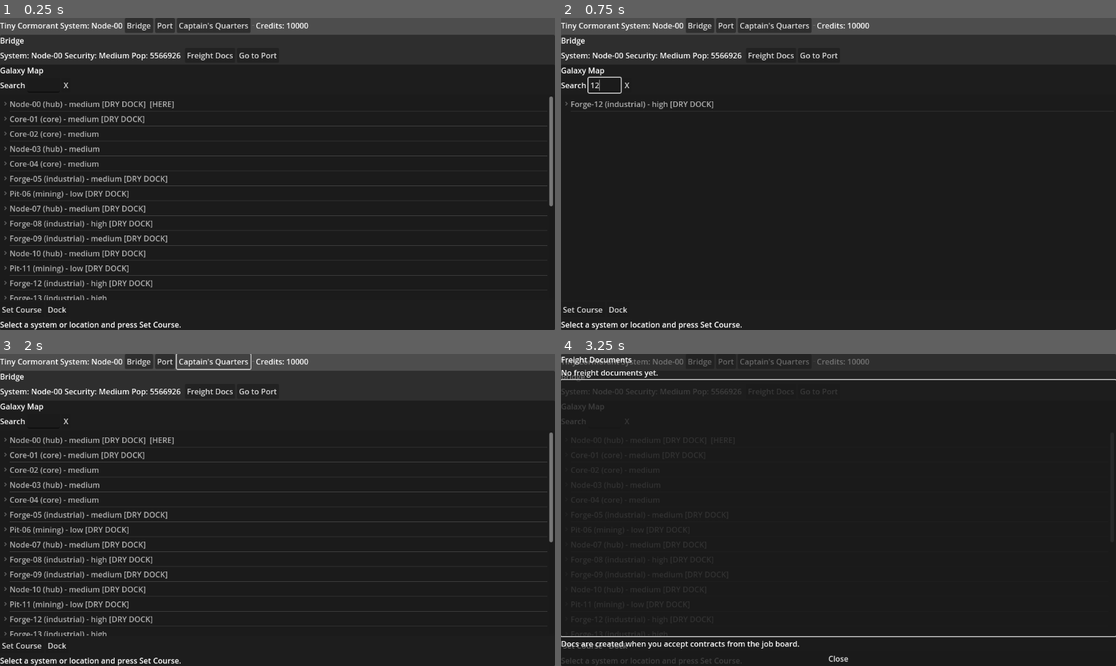
Above: before the commit, frames 1-4 (two rows, left to right).
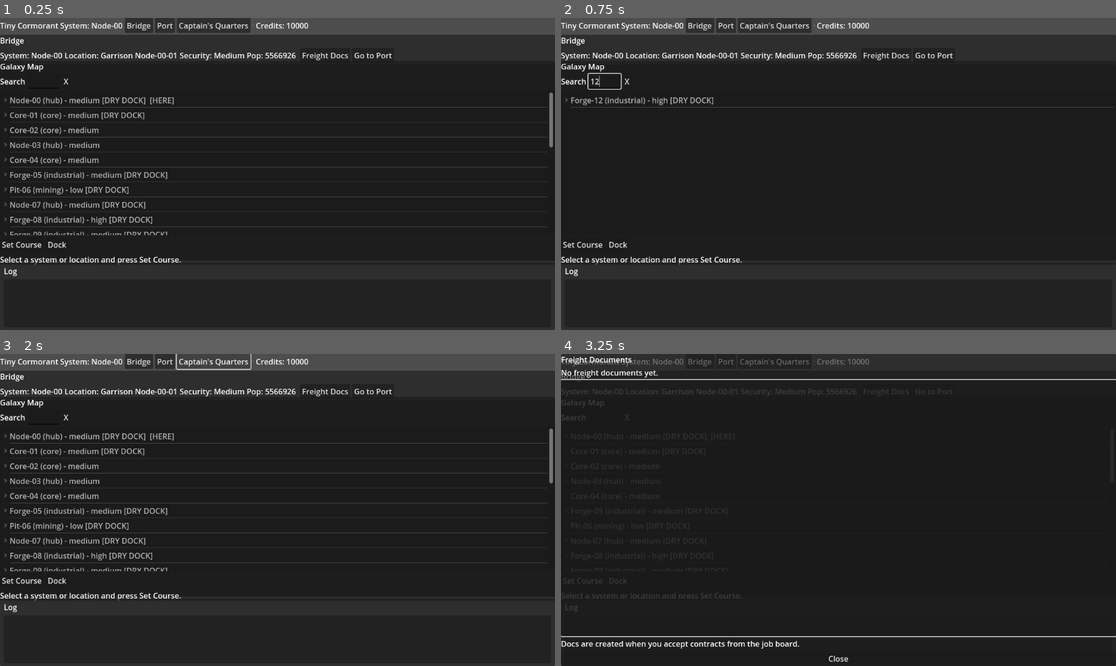
Above: after the commit, the same moments.

Repository: DKyd/Tiny-Cormorant
Game: Godot game, scene res://scenes/MainGame.tscn
Two runs of this game, one before a commit and one after it. Both use one fixed random seed, a clock stepped at 60 frames per second and the inputs below.
Inputs (mouse positions are in pixels of both pictures, inside the frame that each line leads up to):
- Up to frame 1 (0.25 s): no input
- Up to frame 2 (0.75 s): click (605, 86) at 0.52 s; type "12" at 0.6 s
- Up to frame 3 (2 s): click "Captain's Quarters" at 1.25 s
- Up to frame 4 (3.25 s): click "Freight Docs" at 2 s; click "Go to Port" at 2.75 s

The runs differ from the first frame. In frame 1, 8.6% of the frame differs, in the area x 0-100%, y 11-100%; in frame 2, 2.5%; in frame 3, 8.6%; in frame 4, 0.6%.

Commit message:
Implement location-level docking + Bridge header, fix MapPanel route message

Diff:
--- a/scenes/Bridge.tscn
+++ b/scenes/Bridge.tscn
@@ -32,6 +32,9 @@
 [node name="SystemLabel" type="Label" parent="MarginContainer/VBoxContainer/StatusRow"]
 layout_mode = 2
 
+[node name="LocationLabel" type="Label" parent="MarginContainer/VBoxContainer/StatusRow"]
+layout_mode = 2
+
 [node name="SecurityLabel" type="Label" parent="MarginContainer/VBoxContainer/StatusRow"]
 layout_mode = 2
 
--- a/scenes/MainGame.tscn
+++ b/scenes/MainGame.tscn
@@ -1,6 +1,7 @@
-[gd_scene load_steps=2 format=3 uid="uid://dd7y8ysmugn0q"]
+[gd_scene load_steps=3 format=3 uid="uid://dd7y8ysmugn0q"]
 
 [ext_resource type="Script" path="res://scripts/MainGame.gd" id="1_malu4"]
+[ext_resource type="PackedScene" uid="uid://b6r6sqk3t6yvt" path="res://scenes/ui/LogPanel.tscn" id="2_y2x6s"]
 
 [node name="MainGame" type="Control"]
 layout_mode = 3
@@ -56,3 +57,5 @@
 
 [node name="MainViewContainer" type="Control" parent="VBoxContainer/MainPanel"]
 layout_mode = 2
+
+[node name="LogPanel" parent="VBoxContainer" instance=ExtResource("2_y2x6s")]
--- /dev/null
+++ b/scenes/ui/LogPanel.tscn
@@ -0,0 +1,27 @@
+[gd_scene load_steps=2 format=3 uid="uid://b6r6sqk3t6yvt"]
+
+[ext_resource type="Script" path="res://scripts/ui/LogPanel.gd" id="1_0x0qf"]
+
+[node name="LogPanel" type="PanelContainer"]
+custom_minimum_size = Vector2(0, 140)
+layout_mode = 2
+script = ExtResource("1_0x0qf")
+
+[node name="MarginContainer" type="MarginContainer" parent="."]
+layout_mode = 2
+theme_override_constants/margin_left = 8
+theme_override_constants/margin_top = 6
+theme_override_constants/margin_right = 8
+theme_override_constants/margin_bottom = 6
+
+[node name="VBoxContainer" type="VBoxContainer" parent="MarginContainer"]
+layout_mode = 2
+theme_override_constants/separation = 6
+
+[node name="LogLabel" type="Label" parent="MarginContainer/VBoxContainer"]
+layout_mode = 2
+text = "Log"
+
+[node name="LogList" type="ItemList" parent="MarginContainer/VBoxContainer"]
+layout_mode = 2
+size_flags_vertical = 3
--- a/scripts/Bridge.gd
+++ b/scripts/Bridge.gd
@@ -2,6 +2,7 @@
 
 @onready var title_label: Label = $MarginContainer/VBoxContainer/TitleLabel
 @onready var system_label: Label = $MarginContainer/VBoxContainer/StatusRow/SystemLabel
+@onready var location_label: Label = $MarginContainer/VBoxContainer/StatusRow/LocationLabel
 @onready var security_label: Label = $MarginContainer/VBoxContainer/StatusRow/SecurityLabel
 @onready var population_label: Label = $MarginContainer/VBoxContainer/StatusRow/PopulationLabel
 @onready var docs_button: Button = $MarginContainer/VBoxContainer/StatusRow/DocsButton
@@ -19,12 +20,14 @@
 	to_port_button.pressed.connect(_on_ToPortButton_pressed)
 
 	GameState.system_changed.connect(_on_system_changed)
+	GameState.location_changed.connect(_on_location_changed)
 
 
 func _refresh_status() -> void:
 	var sys_id: String = GameState.current_system_id
 	if sys_id == "":
 		system_label.text = "System: (unknown)"
+		location_label.text = "Location: (unknown)"
 		security_label.text = "Security: -"
 		population_label.text = "Pop: -"
 		return
@@ -33,8 +36,16 @@
 	var name: String = system.get("name", sys_id)
 	var sec: String = system.get("security_level", "medium")
 	var pop: int = int(system.get("population", 0))
+	var loc: Dictionary = GameState.get_current_location()
+	var loc_name: String = ""
+	if not loc.is_empty():
+		loc_name = String(loc.get("name", ""))
 
 	system_label.text = "System: %s" % name
+	if loc_name == "":
+		location_label.text = "Location: (unknown)"
+	else:
+		location_label.text = "Location: %s" % loc_name
 	security_label.text = "Security: %s" % sec.capitalize()
 	if pop > 0:
 		population_label.text = "Pop: %d" % pop
@@ -80,3 +91,7 @@
 func _on_system_changed(new_system_id: String) -> void:
 	_refresh_status()
 	# map_panel already listens to system changes for travel, so no reload needed
+
+
+func _on_location_changed(new_location_id: String) -> void:
+	_refresh_status()
--- a/scripts/FreightDocsPanel.gd
+++ b/scripts/FreightDocsPanel.gd
@@ -75,7 +75,7 @@
 
 func _on_DocsList_item_selected(index: int) -> void:
 
-	#Log.add("_on_DockList_item_selected")
+	#Log.add_entry("_on_DockList_item_selected")
 
 	# For now, we just log a bit of info when the player selects a doc.
 	var meta = docs_list.get_item_metadata(index)
@@ -99,12 +99,12 @@
 	var dest_name: String = dest_sys.get("name", dest_id)
 	var status: String = doc.get("status", "unknown")
 
-	Log.add("Doc %s (contract %s): %s → %s, status=%s."
+	Log.add_entry("Doc %s (contract %s): %s → %s, status=%s."
 		% [doc_id, contract_id, origin_name, dest_name, status])
 
 	var cargo_lines: Array = doc.get("cargo_lines", [])
 	if cargo_lines.is_empty():
-		Log.add("Doc %s has no declared cargo." % doc_id)
+		Log.add_entry("Doc %s has no declared cargo." % doc_id)
 	else:
 		var parts: Array = []
 		for line_variant in cargo_lines:
@@ -113,7 +113,7 @@
 			var qty: int = int(line.get("declared_qty", 0))
 			parts.append("%d x %s" % [qty, cid])
 
-		Log.add("Doc %s cargo: %s" % [doc_id, ", ".join(parts)])
+		Log.add_entry("Doc %s cargo: %s" % [doc_id, ", ".join(parts)])
 
 
 func _on_CloseButton_pressed() -> void:
--- a/scripts/JobBoardPanel.gd
+++ b/scripts/JobBoardPanel.gd
@@ -158,7 +158,7 @@
 
 	print("Accepting contract: ", contract)
 	#prints to game log for added player info
-	#Log.add("DEBUG: Accepting contract %s with %d cargo_lines."
+	#Log.add_entry("DEBUG: Accepting contract %s with %d cargo_lines."
     #% [contract.get("id", "?"), contract.get("cargo_lines", []).size()])
 
 	GameState.add_contract(contract)
--- a/scripts/LocationsPanel.gd
+++ b/scripts/LocationsPanel.gd
@@ -120,7 +120,7 @@
 func _on_DockButton_pressed() -> void:
 	var idx := locations_list.get_selected_items()
 	if idx.is_empty():
-		Log.add("No location selected to dock at.")
+		Log.add_entry("No location selected to dock at.")
 		return
 
 	var row: int = int(idx[0])
--- a/scripts/MapPanel.gd
+++ b/scripts/MapPanel.gd
@@ -221,6 +221,10 @@
 func _show_route_info_to_system(sys_id: String) -> void:
 	if sys_id == "":
 		info_label.text = "Invalid destination."
+		return
+
+	if sys_id == GameState.current_system_id:
+		info_label.text = "Destination is in the current system."
 		return
 
 	var path: Array = Galaxy.find_path(GameState.current_system_id, sys_id)
@@ -269,7 +273,7 @@
 		return
 
 	var hops: int = path.size() - 1
-	Log.add("Setting course to %s (%d jumps)." % [dest_id, hops])
+	Log.add_entry("Setting course to %s (%d jumps)." % [dest_id, hops])
 	GameState.auto_travel(path)
 
 	info_label.text = "Arrived or stopped en route."
@@ -279,6 +283,19 @@
 func _set_course_to_location(dest_sys: String, dest_loc: String) -> void:
 	if dest_sys == "":
 		info_label.text = "Invalid destination system."
+		return
+	if dest_loc == "":
+		info_label.text = "Invalid destination location."
+		return
+
+	var loc: Dictionary = Galaxy.get_location(dest_loc)
+	if loc.is_empty():
+		info_label.text = "Unknown destination location."
+		return
+
+	var loc_system_id: String = String(loc.get("system_id", ""))
+	if loc_system_id != "" and loc_system_id != dest_sys:
+		info_label.text = "Location is not in that system."
 		return
 
 	#  Intersystem movment- if dest_sys != current_sys then we need to travel between systems
@@ -289,14 +306,14 @@
 			return
 
 		var hops: int = path.size() - 1
-		Log.add("Setting course to %s (%d jumps)." % [dest_sys, hops])
+		Log.add_entry("Setting course to %s (%d jumps)." % [dest_sys, hops])
 		GameState.auto_travel(path)
-
+		if GameState.current_system_id != dest_sys:
+			info_label.text = "Could not reach destination system."
+			return
 	GameState.set_current_location(dest_loc)
 
-	var loc: Dictionary = Galaxy.get_location(dest_loc)
 	var loc_name: String = String(loc.get("name", dest_loc))
-
 	info_label.text = "Docked at %s." % loc_name
 
 	queue_free() #for now let's close map after dock
--- a/scripts/MarketPanel.gd
+++ b/scripts/MarketPanel.gd
@@ -148,12 +148,12 @@
 func _on_BuyButton_pressed() -> void:
 	var selected: PackedInt32Array = commodities_list.get_selected_items()
 	if selected.size() == 0:
-		Log.add("No market commodity selected to buy.")
+		Log.add_entry("No market commodity selected to buy.")
 		return
 
 	var idx: int = selected[0]
 	if idx < 0 or idx >= entries.size():
-		Log.add("Invalid market selection.")
+		Log.add_entry("Invalid market selection.")
 		return
 
 	var entry: Dictionary = entries[idx]
@@ -161,7 +161,7 @@
 	var price: float = float(entry.get("price", 0.0))
 
 	if commodity_id == "":
-		Log.add("Selected market entry has no commodity id.")
+		Log.add_entry("Selected market entry has no commodity id.")
 		return
 
 	var qty_to_buy: int = int(qty_spin.value)
@@ -171,13 +171,13 @@
 	# Check money
 	var total_cost: float = price * float(qty_to_buy)
 	if total_cost > GameState.player_money:
-		Log.add("Not enough credits to buy %d units." % qty_to_buy)
+		Log.add_entry("Not enough credits to buy %d units." % qty_to_buy)
 		return
 
 	# Check cargo capacity by weight
 	var commodity: Dictionary = CommodityDB.get_commodity(commodity_id)
 	if commodity.is_empty():
-		Log.add("Unknown commodity: %s" % commodity_id)
+		Log.add_entry("Unknown commodity: %s" % commodity_id)
 		return
 
 	var per_unit_weight: float = float(commodity.get("weight_per_unit", 1.0))
@@ -186,14 +186,14 @@
 	var capacity: float = GameState.cargo_capacity_weight
 
 	if current_weight + added_weight > capacity:
-		Log.add("Not enough cargo capacity for that purchase.")
+		Log.add_entry("Not enough cargo capacity for that purchase.")
 		return
 
 	# Apply transaction
 	GameState.player_money -= total_cost
 	GameState.add_cargo(commodity_id, qty_to_buy)
 
-	Log.add("Bought %d x %s for %.0f cr."
+	Log.add_entry("Bought %d x %s for %.0f cr."
 		% [qty_to_buy, commodity.get("name", commodity_id), total_cost])
 
 	refresh_all()
@@ -203,7 +203,7 @@
 	# SELL is based on cargo selection, not market list
 	var selected: PackedInt32Array = cargo_list.get_selected_items()
 	if selected.size() == 0:
-		Log.add("No cargo selected to sell.")
+		Log.add_entry("No cargo selected to sell.")
 		return
 
 	var idx: int = selected[0]
@@ -212,7 +212,7 @@
 
 	var meta = cargo_list.get_item_metadata(idx)
 	if meta == null:
-		Log.add("Selected cargo has no commodity metadata.")
+		Log.add_entry("Selected cargo has no commodity metadata.")
 		return
 
 	var commodity_id: String = str(meta)
@@ -220,7 +220,7 @@
 	# How much do we own?
 	var have_qty: int = GameState.get_cargo_quantity(commodity_id)
 	if have_qty <= 0:
-		Log.add("You have no units of that cargo to sell.")
+		Log.add_entry("You have no units of that cargo to sell.")
 		return
 
 	var qty_to_sell: int = int(qty_spin.value)
@@ -232,7 +232,7 @@
 
 	# Get price for this commodity in the current system
 	if not price_by_commodity.has(commodity_id):
-		Log.add("No market price available here for that cargo.")
+		Log.add_entry("No market price available here for that cargo.")
 		return
 
 	var price: float = float(price_by_commodity[commodity_id])
@@ -244,7 +244,7 @@
 	var commodity: Dictionary = CommodityDB.get_commodity(commodity_id)
 	var name: String = commodity.get("name", commodity_id)
 
-	Log.add("Sold %d x %s for %.0f cr."
+	Log.add_entry("Sold %d x %s for %.0f cr."
 		% [qty_to_sell, name, revenue])
 
 	refresh_all()
--- a/scripts/Port.gd
+++ b/scripts/Port.gd
@@ -128,7 +128,7 @@
 
 func _show_market() -> void:
 	if market_button.disabled:
-		Log.add("No market facilities at this location.")
+		Log.add_entry("No market facilities at this location.")
 		return
 
 	print("Port: _show_market called")
@@ -149,7 +149,7 @@
 
 func _show_contracts() -> void:
 	if contracts_button.disabled:
-		Log.add("No public contract boards at this location.")
+		Log.add_entry("No public contract boards at this location.")
 		return
 
 	print("Port: _show_contracts called")
@@ -169,7 +169,7 @@
 
 func _show_ship() -> void:
 	if ship_button.disabled:
-		Log.add("No dry dock facilities at this location.")
+		Log.add_entry("No dry dock facilities at this location.")
 		return
 
 	print("Port: _show_ship called")
--- /dev/null
+++ b/scripts/ui/LogPanel.gd
@@ -0,0 +1,23 @@
+extends PanelContainer
+
+@onready var log_list: ItemList = $MarginContainer/VBoxContainer/LogList
+
+
+func _ready() -> void:
+	Log.message_added.connect(_on_log_message_added)
+	_refresh_log()
+
+
+func _refresh_log() -> void:
+	log_list.clear()
+	for msg in Log.messages:
+		log_list.add_item(msg)
+
+	var count: int = log_list.get_item_count()
+	if count > 0:
+		log_list.select(count - 1)
+		log_list.ensure_current_is_visible()
+
+
+func _on_log_message_added() -> void:
+	_refresh_log()
--- a/singletons/Contracts.gd
+++ b/singletons/Contracts.gd
@@ -73,7 +73,7 @@
 		print("Generated contract: ", last_contract)
 
 		#prints to game log for additional player info
-		#Log.add("DEBUG: Generated contract with cargo_lines for %s" % dest_name)
+		#Log.add_entry("DEBUG: Generated contract with cargo_lines for %s" % dest_name)
 
 
 	return result
--- a/singletons/Customs.gd
+++ b/singletons/Customs.gd
@@ -27,7 +27,7 @@
 	var docs: Array = GameState.get_docs_for_destination(system_id)
 	if docs.is_empty():
 		# You arrived with no destination docs; later this could matter.
-		Log.add("Customs at %s briefly reviews your ship but finds no active freight docs." % system.get("name", system_id))
+		Log.add_entry("Customs at %s briefly reviews your ship but finds no active freight docs." % system.get("name", system_id))
 		return
 
 	var num_docs: int = docs.size()
@@ -42,11 +42,11 @@
 		GameState.player_money -= fee_paid
 
 		if fee_paid > 0.0:
-			Log.add("Customs at %s processed %d freight document(s), charging %.0f cr in fees."
+			Log.add_entry("Customs at %s processed %d freight document(s), charging %.0f cr in fees."
 				% [system.get("name", system_id), num_docs, fee_paid])
 		else:
-			Log.add("Customs at %s attempted to levy fees, but you lacked funds."
+			Log.add_entry("Customs at %s attempted to levy fees, but you lacked funds."
 				% system.get("name", system_id))
 	else:
-		Log.add("Customs at %s reviews your freight documents and waves you through."
+		Log.add_entry("Customs at %s reviews your freight documents and waves you through."
 			% system.get("name", system_id))
--- a/singletons/GameState.gd
+++ b/singletons/GameState.gd
@@ -74,12 +74,12 @@
 	var system: Dictionary = Galaxy.get_system(new_system_id)
 	if system.is_empty():
 		push_warning("Unknown system.")
-		Log.add("Travel failed: unknown system.")
+		Log.add_entry("Travel failed: unknown system.")
 		return
 
 	var cost := get_travel_cost(new_system_id)
 	if cost > player_money:
-		Log.add("Not enough credits to travel (need %.0f)." % cost)
+		Log.add_entry("Not enough credits to travel (need %.0f)." % cost)
 		push_warning("Not enough credits to travel.")
 		return
 
@@ -90,7 +90,7 @@
 	current_location_id = ""
 	_ensure_starting_location()
 
-	Log.add("Traveled to %s (-%.0f cr)" % [new_system_id, cost])
+	Log.add_entry("Traveled to %s (-%.0f cr)" % [new_system_id, cost])
 	emit_signal("system_changed", current_system_id)
 	emit_signal("location_changed", current_location_id)
 
@@ -179,7 +179,7 @@
 		current_system_id = sys_id
 
 	current_location_id = loc_id
-	Log.add("Docked at %s." % loc.get("name", loc_id))
+	Log.add_entry("Docked at %s." % loc.get("name", loc_id))
 	emit_signal("location_changed", current_location_id)
 
 	check_travel_contracts_at(current_system_id, current_location_id)
@@ -207,7 +207,7 @@
 
 		var cost: float = get_travel_cost(dest_id)
 		if cost > player_money:
-			Log.add("Auto-travel stopped: not enough credits to reach %s." % dest_id)
+			Log.add_entry("Auto-travel stopped: not enough credits to reach %s." % dest_id)
 			break
 
 		travel_to_system(dest_id)
@@ -215,7 +215,7 @@
 
 func add_contract(contract: Dictionary) -> void:
 	active_contracts.append(contract.duplicate(true))
-	Log.add("Accepted contract to %s (%d jumps) for %.0f cr."
+	Log.add_entry("Accepted contract to %s (%d jumps) for %.0f cr."
 	  % [contract.get("destination_name", contract.get("destination", "?")),
 		int(contract.get("jumps", 0)),
 		float(contract.get("reward", 0.0))])
@@ -264,7 +264,7 @@
 		var cid: String = String(contract.get("id", ""))
 		_mark_docs_completed_for_contract(cid)
 
-		Log.add("Completed contract to %s, earned %.0f cr." % [dest_name, reward])
+		Log.add_entry("Completed contract to %s, earned %.0f cr." % [dest_name, reward])
 
 	active_contracts = remaining
 
@@ -279,7 +279,7 @@
 		var id: String = c.get("id", "")
 		if id == contract_id:
 			var dest_name: String = c.get("destination_name", c.get("destination", "???"))
-			Log.add("Abandoned contract to %s." % dest_name)
+			Log.add_entry("Abandoned contract to %s." % dest_name)
 			continue
 		remaining.append(c)
 
@@ -312,13 +312,13 @@
 	}
 
 	file.store_var(data, true)
-	Log.add("Game saved.")
+	Log.add_entry("Game saved.")
 
 
 func load_game() -> void:
 	var path := "user://savegame.dat"
 	if not FileAccess.file_exists(path):
-		Log.add("No save file found.")
+		Log.add_entry("No save file found.")
 		return
 
 	var file := FileAccess.open(path, FileAccess.READ)
@@ -358,7 +358,7 @@
 	if current_location_id == "" or Galaxy.get_location(current_location_id).is_empty():
 		_ensure_starting_location()
 
-	Log.add("Game loaded.")
+	Log.add_entry("Game loaded.")
 	emit_signal("system_changed", current_system_id)
 	emit_signal("location_changed", current_location_id)
 
@@ -376,44 +376,44 @@
 
 func upgrade_engine() -> void:
 	if not Galaxy.system_has_drydock(current_system_id):
-		Log.add("No dry dock available at this system.")
+		Log.add_entry("No dry dock available at this system.")
 		return
 
 	if ship_engine_level >= MAX_ENGINE_LEVEL:
-		Log.add("Engine is already at maximum level.")
+		Log.add_entry("Engine is already at maximum level.")
 		return
 
 	var cost: float = get_engine_upgrade_cost()
 	if player_money < cost:
-		Log.add("Not enough credits to upgrade engine (need %.0f cr)." % cost)
+		Log.add_entry("Not enough credits to upgrade engine (need %.0f cr)." % cost)
 		return
 
 	player_money -= cost
 	ship_engine_level += 1
-	Log.add("Upgraded engine to level %d (-%.0f cr)." % [ship_engine_level, cost])
+	Log.add_entry("Upgraded engine to level %d (-%.0f cr)." % [ship_engine_level, cost])
 
 	emit_signal("ship_changed")
 
 
 func upgrade_cargo_hold() -> void:
 	if not Galaxy.system_has_drydock(current_system_id):
-		Log.add("No dry dock available at this system.")
+		Log.add_entry("No dry dock available at this system.")
 		return
 
 	if cargo_hold_level >= MAX_CARGO_HOLD_LEVEL:
-		Log.add("Cargo hold is already at maximum level.")
+		Log.add_entry("Cargo hold is already at maximum level.")
 		return
 
 	var cost: float = get_cargo_hold_upgrade_cost()
 	if player_money < cost:
-		Log.add("Not enough credits to upgrade cargo hold (need %.0f cr)." % cost)
+		Log.add_entry("Not enough credits to upgrade cargo hold (need %.0f cr)." % cost)
 		return
 
 	player_money -= cost
 	cargo_hold_level += 1
 	cargo_capacity_weight += cargo_hold_capacity_bonus_per_level
 
-	Log.add("Upgraded cargo hold to level %d (+%.1f capacity, -%.0f cr)."
+	Log.add_entry("Upgraded cargo hold to level %d (+%.1f capacity, -%.0f cr)."
 		% [cargo_hold_level, cargo_hold_capacity_bonus_per_level, cost])
 
 	emit_signal("ship_changed")
@@ -465,10 +465,10 @@
 	freight_docs.append(doc)
 
 	print("All freight docs now: ", freight_docs)
-	#Log.add("DEBUG: Created freight doc %s with %d cargo_lines."
+	#Log.add_entry("DEBUG: Created freight doc %s with %d cargo_lines."
 	#% [doc_id, cargo_lines.size()])
 
-	Log.add("Created freight document %s for contract to %s." % [doc_id, dest_id])
+	Log.add_entry("Created freight document %s for contract to %s." % [doc_id, dest_id])
 	return doc
 
 
--- a/singletons/Log.gd
+++ b/singletons/Log.gd
@@ -1,11 +1,14 @@
 extends Node
+
+# TODO(issue-XXXX): Cap message history (e.g., keep last 500) to prevent unbounded growth in long sessions.
 
 signal message_added
 
 var messages: Array[String] = []
 var max_messages: int = 30
 
-func add(text: String) -> void:
+# Public API: add_entry(text) appends a message and emits message_added.
+func add_entry(text: String) -> void:
     messages.append(text)
     if messages.size() > max_messages:
         messages.pop_front()
Not shown, added: codex/CONTEXT.md
Not shown, added: codex/jobs/bugfix/config.md
Not shown, added: codex/jobs/bugfix/rules.md
Not shown, added: codex/jobs/bugfix/template.md
Not shown, added: codex/jobs/feature/config.md
Not shown, added: codex/jobs/feature/rules.md
Not shown, added: codex/jobs/feature/template.md
Not shown, added: codex/runs/issue-0001-activate-ingame-log/results.md
Not shown, added: codex/runs/issue-0002-location-level-navigation/results.md
Not shown, added: codex/runs/issue-0003-spurious-no-route-message/results.md
